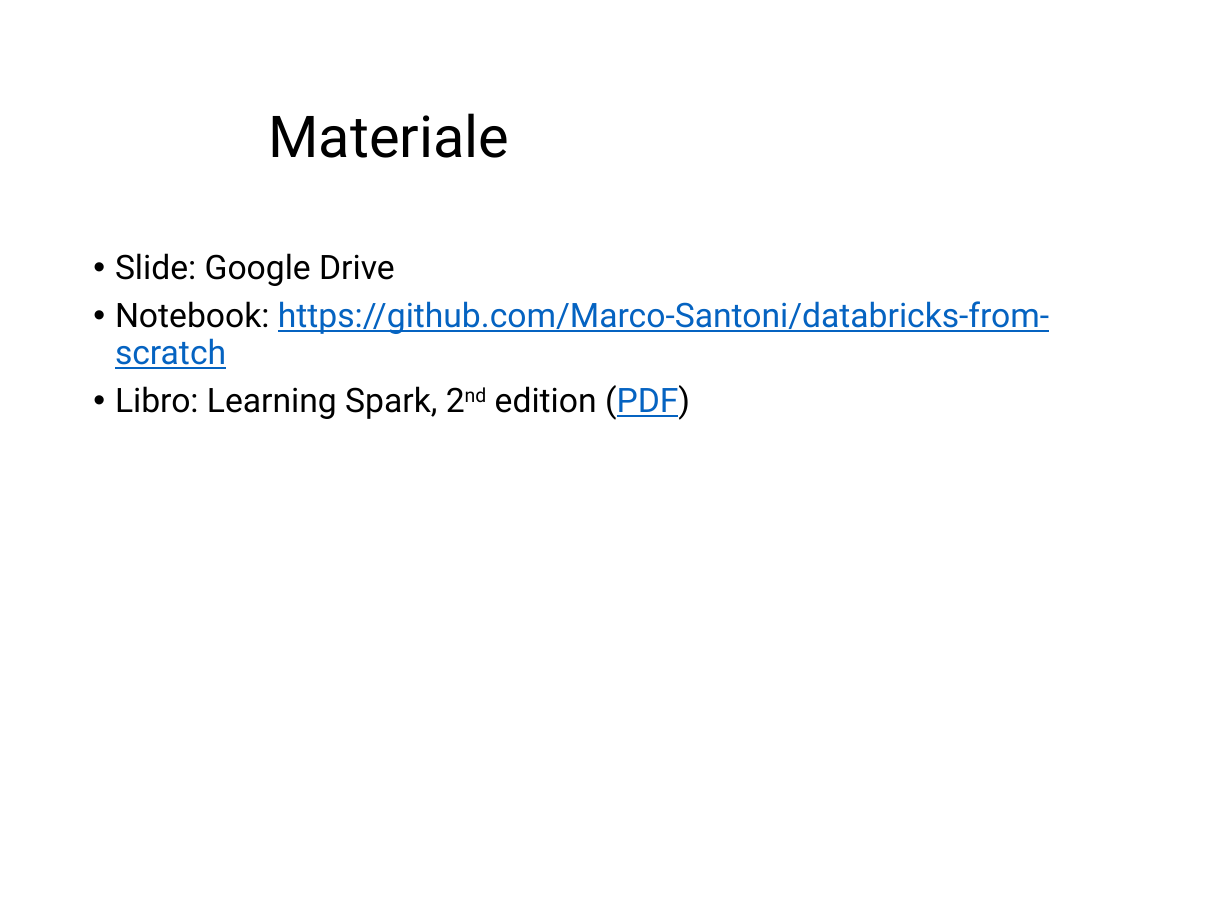
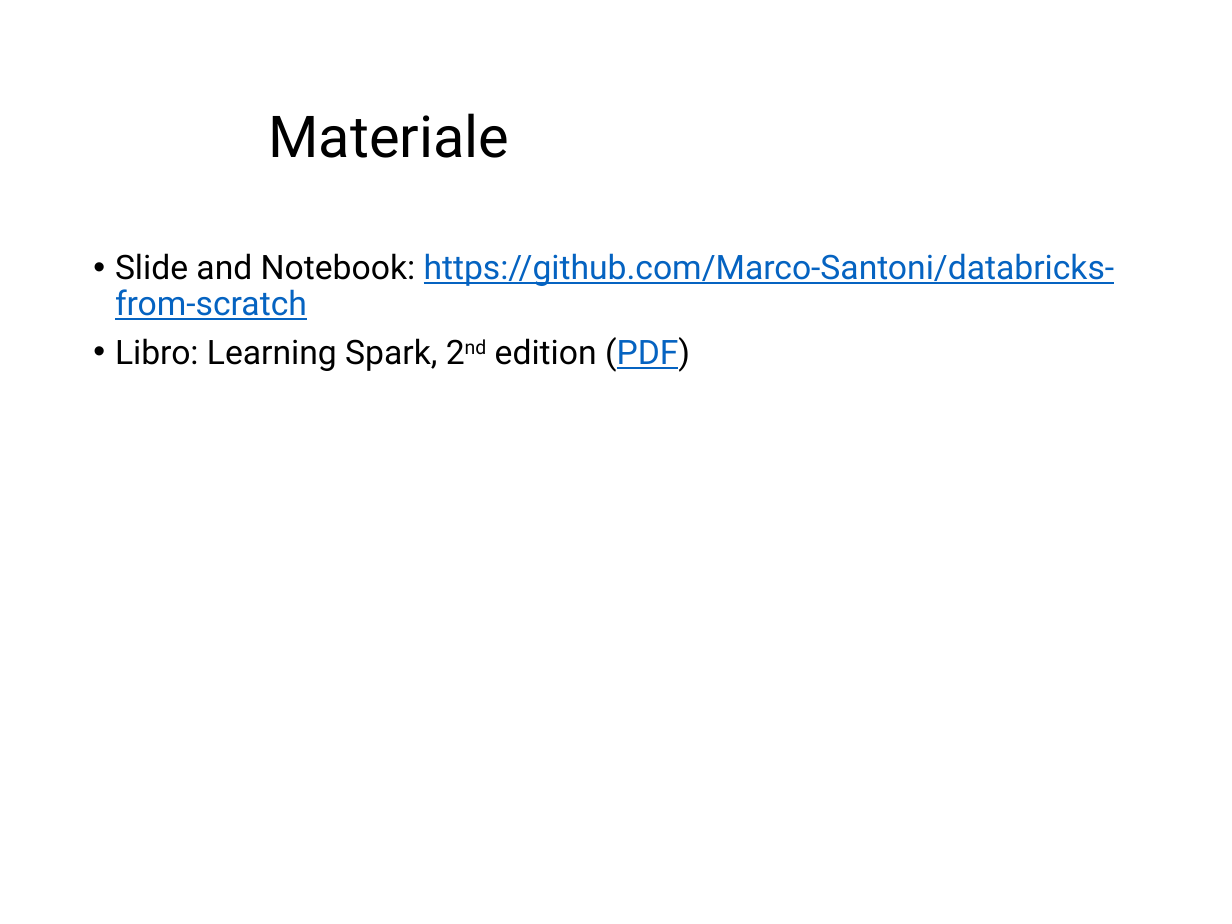
Before and after one commit to Marco-Santoni/databricks-from-scratch, a slide deck: slide 4 of training-spark/0_Intro_v1.pptx. Drawn at 1232x924 pixels with LibreOffice and Linux fonts; fonts in the diff are those of the drawing; background and template pictures are left out. Boxes give left, top, right and bottom in pixels: in the first picture for what was removed or moved away, otherwise in the second. Text is boxed around its words. In the diff, an @@ line names an element or a change of style, - is before the commit and + after.

```diff
--- a/training-spark/0_Intro_v1.pptx
+++ b/training-spark/0_Intro_v1.pptx
@@ text at (115, 253, 1115, 320): text changed @@
-• Slide: Google Drive
-• Notebook: https://github.com/Marco-Santoni/databricks-from-scratch
+• Slide and Notebook: https://github.com/Marco-Santoni/databricks-from-scratch
```
Also in this commit, not shown: 1 other slide changed, 12 slides added, 1 slide removed.
